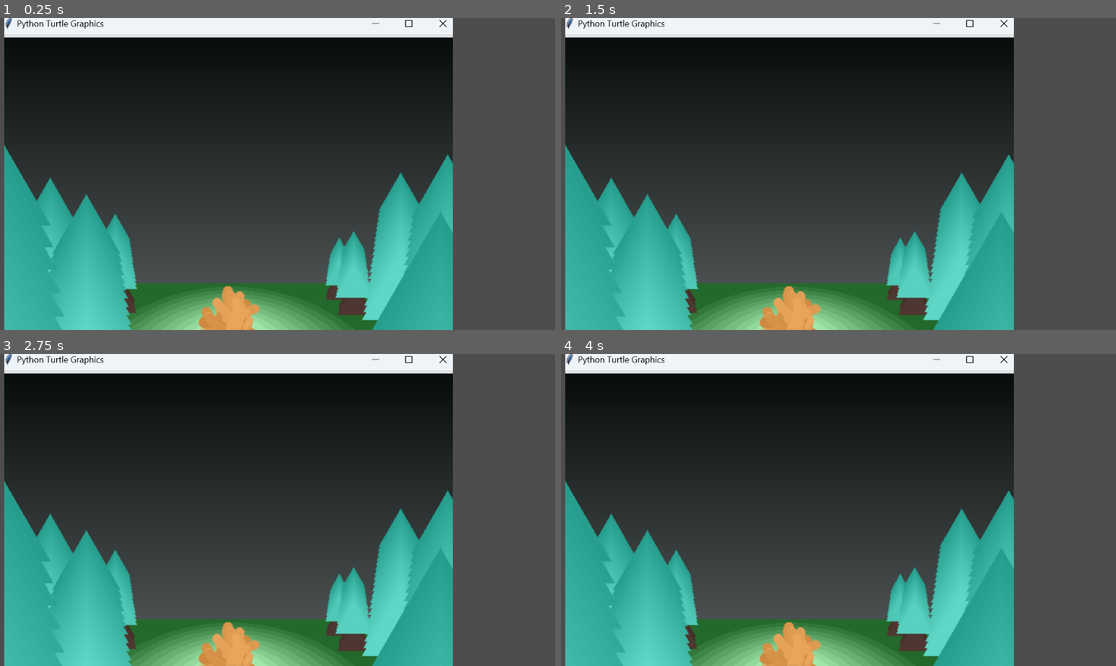
Above: before the commit, frames 1-4 (two rows, left to right).
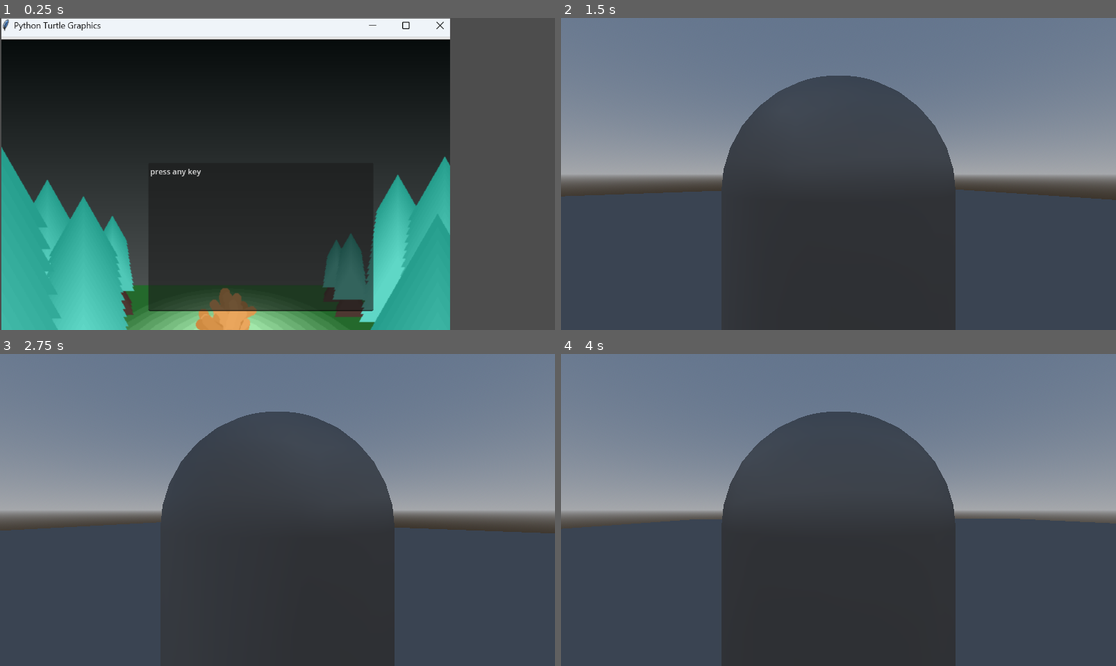
Above: after the commit, the same moments.

Repository: benjsho/MoreHackNC
Game: Godot game, scene res://Menu.tscn
Two runs of this game, one before a commit and one after it. Both use one fixed random seed, a clock stepped at 60 frames per second and the inputs below. Before the commit the project has no main scene; this scene is started directly in both runs.
Inputs (mouse positions are in pixels of both pictures, inside the frame that each line leads up to):
- Up to frame 1 (0.25 s): no input
- Up to frame 2 (1.5 s): tap Enter (ui_accept) at 0.5, 0.77 s; move the mouse to (960, 158) at 0.52 s; hold Right (ui_right) 0.53-1.28 s; move the mouse to (727, 189) at 1.27 s; hold Down (ui_down) from 1.28 s (still down)
- Up to frame 3 (2.75 s): tap Enter (ui_accept) at 1.52, 2 s; move the mouse to (333, 441) at 2.02 s; release Down (ui_down) at 2.03 s; hold Right (ui_right) from 2.03 s (still down)
- Up to frame 4 (4 s): move the mouse to (810, 572) at 2.77 s; release Right (ui_right) at 2.78 s; hold Up (ui_up) 2.78-3.53 s; tap Enter (ui_accept) at 3.02, 3.77 s; move the mouse to (1005, 556) at 3.52 s; hold Left (ui_left) from 3.53 s (still down)

The runs differ from the first frame. In frame 1, 14% of the frame differs, in the area x 0-82%, y 0-100%; in frame 2, 77%; in frame 3, 76%; in frame 4, 77%, in the area x 0-100%, y 0-100%.
Error after the commit: Cannot call method 'rotate_x' on a null value. (res://player.gd:20)

Commit message:
menu
basic menu implementation

Diff:
--- a/Menu.tscn
+++ b/Menu.tscn
@@ -1,15 +1,25 @@
-[gd_scene load_steps=2 format=3 uid="uid://cobqoqf5ywrpk"]
+[gd_scene load_steps=3 format=3 uid="uid://cobqoqf5ywrpk"]
 
 [ext_resource type="Texture2D" uid="uid://ijwpmqccp8ej" path="res://scenes/Screenshot 2023-10-26 114859.png" id="1_pbatc"]
+[ext_resource type="Script" path="res://menu.gd" id="1_ys60j"]
 
 [node name="Node2D" type="Node2D"]
 position = Vector2(-1, -1)
+script = ExtResource("1_ys60j")
 
 [node name="CanvasGroup" type="CanvasGroup" parent="."]
 
 [node name="TextureRect" type="TextureRect" parent="."]
-offset_left = 10.0
-offset_top = -2.0
-offset_right = 941.0
-offset_bottom = 920.0
+offset_left = 4.0
+offset_top = 2.0
+offset_right = 935.0
+offset_bottom = 924.0
 texture = ExtResource("1_pbatc")
+
+[node name="TextEdit" type="TextEdit" parent="."]
+offset_left = 309.0
+offset_top = 302.0
+offset_right = 776.0
+offset_bottom = 610.0
+text = "press any key
+"
--- /dev/null
+++ b/menu.gd
@@ -0,0 +1,14 @@
+extends Node2D
+
+
+# Called when the node enters the scene tree for the first time.
+func _ready() -> void:
+
+	pass # Replace with function body.
+
+
+# Called every frame. 'delta' is the elapsed time since the previous frame.
+func _process(delta: float) -> void:
+	if Input.is_anything_pressed():
+		get_tree().change_scene_to_file("res://world.tscn")
+	pass
--- a/project.godot
+++ b/project.godot
@@ -11,32 +11,10 @@
 [application]
 
 config/name="New Game Project"
+run/main_scene="res://Menu.tscn"
 config/features=PackedStringArray("4.3", "Forward Plus")
 config/icon="res://icon.svg"
 
 [dotnet]
 
 project/assembly_name="New Game Project"
-
-[input]
-
-forward={
-"deadzone": 0.5,
-"events": [Object(InputEventKey,"resource_local_to_scene":false,"resource_name":"","device":-1,"window_id":0,"alt_pressed":false,"shift_pressed":false,"ctrl_pressed":false,"meta_pressed":false,"pressed":false,"keycode":0,"physical_keycode":87,"key_label":0,"unicode":119,"location":0,"echo":false,"script":null)
-]
-}
-backward={
-"deadzone": 0.5,
-"events": [Object(InputEventKey,"resource_local_to_scene":false,"resource_name":"","device":-1,"window_id":0,"alt_pressed":false,"shift_pressed":false,"ctrl_pressed":false,"meta_pressed":false,"pressed":false,"keycode":0,"physical_keycode":83,"key_label":0,"unicode":115,"location":0,"echo":false,"script":null)
-]
-}
-left={
-"deadzone": 0.5,
-"events": [Object(InputEventKey,"resource_local_to_scene":false,"resource_name":"","device":-1,"window_id":0,"alt_pressed":false,"shift_pressed":false,"ctrl_pressed":false,"meta_pressed":false,"pressed":false,"keycode":0,"physical_keycode":65,"key_label":0,"unicode":97,"location":0,"echo":false,"script":null)
-]
-}
-right={
-"deadzone": 0.5,
-"events": [Object(InputEventKey,"resource_local_to_scene":false,"resource_name":"","device":-1,"window_id":0,"alt_pressed":false,"shift_pressed":false,"ctrl_pressed":false,"meta_pressed":false,"pressed":false,"keycode":0,"physical_keycode":68,"key_label":0,"unicode":100,"location":0,"echo":false,"script":null)
-]
-}
--- a/scenes/player.tscn
+++ b/scenes/player.tscn
@@ -15,10 +15,7 @@
 [node name="MeshInstance3D" type="MeshInstance3D" parent="."]
 mesh = SubResource("CapsuleMesh_w0k4t")
 
-[node name="Pivot" type="Node3D" parent="."]
+[node name="SpringArm3D" type="SpringArm3D" parent="."]
+transform = Transform3D(1, 0, 0, 0, 1, 0, 0, 0, 1, 0, 0.569497, 0)
 
-[node name="SpringArm3D" type="SpringArm3D" parent="Pivot"]
-transform = Transform3D(1, 0, 0, 0, 1, 0, 0, 0, 1, 0, 0.569497, 0)
-spring_length = 5.0
-
-[node name="Camera3D" type="Camera3D" parent="Pivot/SpringArm3D"]
+[node name="Camera3D" type="Camera3D" parent="SpringArm3D"]
Not shown: 1 places in scenes/player.tscn that only renumber resources
Renamed: materials/world.tscn -> world.tscn
